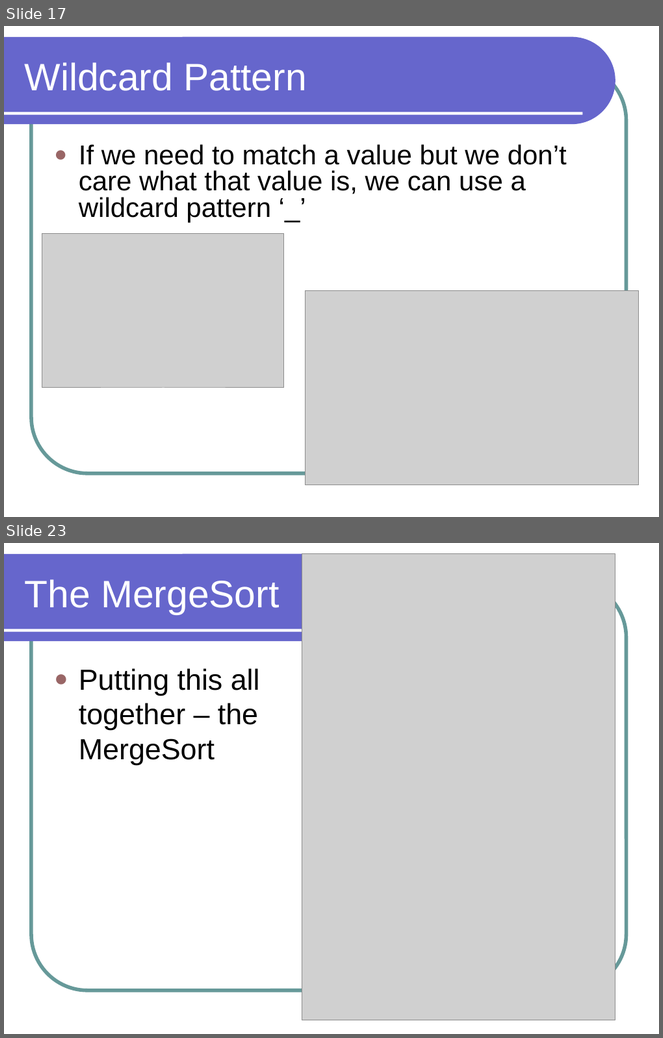
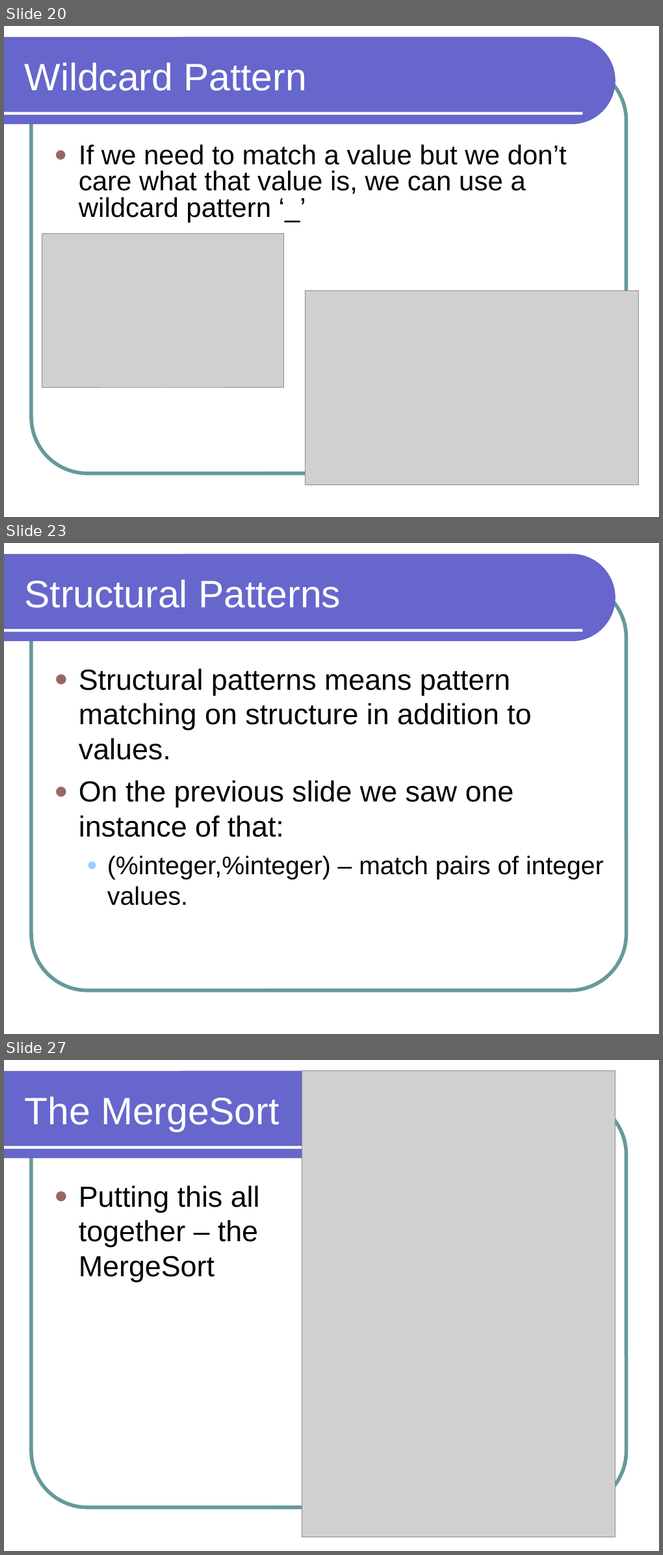
Before and after one commit to lutzhamel/CSC301, a slide deck: notes/csc301-ln013.ppt. Shown one above the other, each under a label of ours: slides 17 and 23 before the commit, slides 20, 23 and 27 after it; the slides between them are not shown. The pictures are 663x1038 and 663x1555 pixels, drawn with LibreOffice and Linux fonts; fonts in the diff are those of the drawing; grey boxes stand for pictures. Boxes give left, top, right and bottom in pixels: in the first picture for what was removed or moved away, otherwise in the second. Text is boxed around its words. In the diff, an @@ line names an element or a change of style, - is before the commit and + after.

```diff
--- a/notes/csc301-ln013.ppt
+++ b/notes/csc301-ln013.ppt
@@ slide 23 added at <box>4,543,659,1034</box>, background #FFFFFF; not listed: 3 template elements that a slide beside it also shows @@
@@ title added at <box>25,579,341,608</box>, 42 pt, text #FFFFFF @@
+Structural Patterns
@@ text added at <box>79,668,604,906</box>, 32 pt, text #000000 @@
+● Structural patterns means pattern matching on structure in addition to values.
+● On the previous slide we saw one instance of that:
+  ● (%integer,%integer) – match pairs of integer values.
@@ what was slide 17 is now slide 20 @@
@@ what was slide 23 is now slide 27 @@
```
Also in this commit, not shown: 8 slides changed, 6 other slides added, 4 other files.
